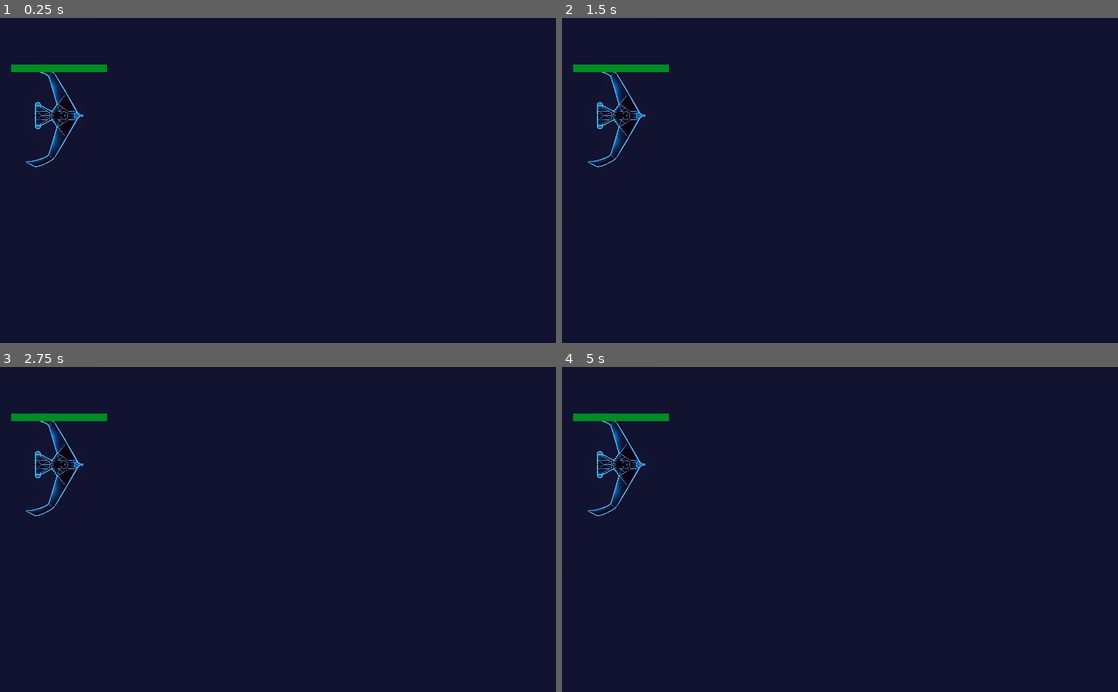
Above: before the commit, frames 1-4 (two rows, left to right).
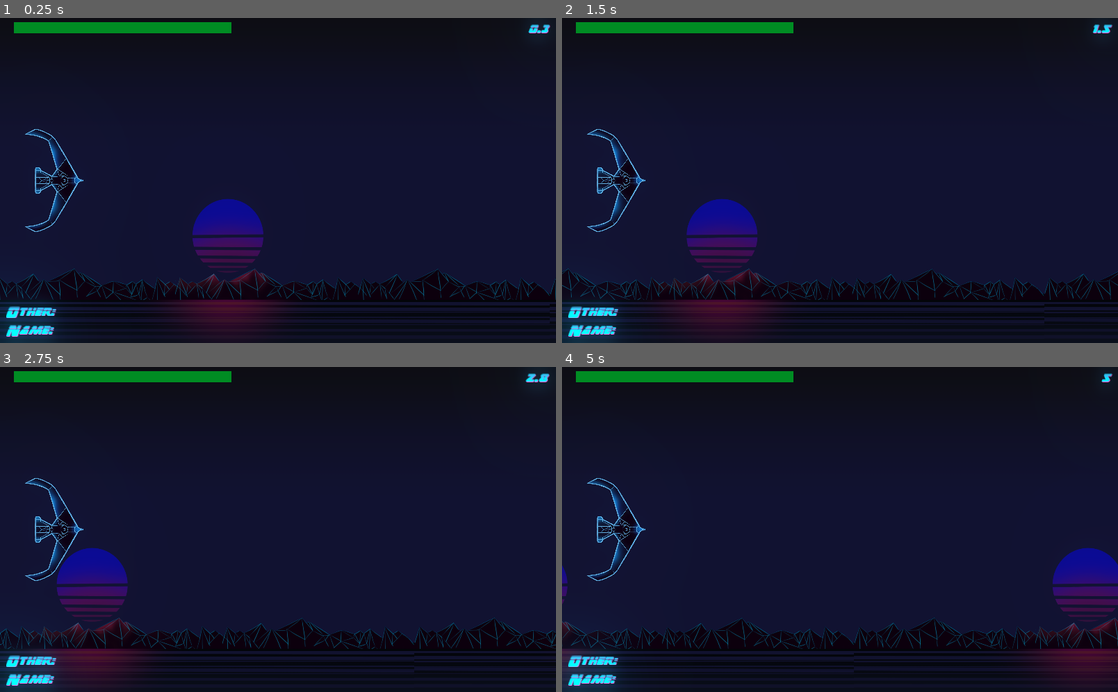
Above: after the commit, the same moments.

Repository: Joniras/MoustacheDesinfectant
Game: Godot game, scene res://Scenes/Game/Game.tscn
The game is run twice, just before and just after one commit, with the same random seed, the same clock (stepped at 60 frames per second) and the same inputs. This scene is started directly instead of the project's main scene.
Inputs (mouse positions are in pixels of both pictures, inside the frame that each line leads up to):
- Up to frame 1 (0.25 s): no input
- Up to frame 2 (1.5 s): move the mouse to (962, 164) at 0.52 s; click (962, 164) at 0.67 s; move the mouse to (728, 196) at 1.27 s; click (728, 196) at 1.42 s
- Up to frame 3 (2.75 s): move the mouse to (333, 458) at 2.02 s; click (333, 458) at 2.17 s
- Up to frame 4 (5 s): move the mouse to (812, 594) at 2.77 s; click (812, 594) at 2.92 s; move the mouse to (1006, 578) at 3.52 s; click (1006, 578) at 3.67 s; move the mouse to (673, 480) at 4.27 s; click (673, 480) at 4.42 s

The runs differ from the first frame. In frame 1, 18% of the frame differs, in the area x 0-100%, y 0-100%; in frame 2, 18%; in frame 3, 18%; in frame 4, 18%.
Error in both runs: Invalid type in function 'set_network_master' in base 'Area2D (Player.tscn::1)'. Cannot convert argument 1 from Nil to int.

Commit message:
Background, Bullets and Playing UI Improvement (working)

Diff:
--- a/Characters/Bullet.tscn
+++ b/Characters/Bullet.tscn
@@ -1,24 +1,43 @@
 [gd_scene load_steps=4 format=2]
 
-[ext_resource path="res://assets/bullet/bullet.png" type="Texture" id=1]
+[ext_resource path="res://assets/bullet/drop_shape.png" type="Texture" id=1]
 
-[sub_resource type="GDScript" id=3]
+[sub_resource type="GDScript" id=1]
 script/source = "extends Area2D
 
 var speed = null
 var damage = null
 var player = null
 
+
+var diamond = preload(\"res://assets/bullet/diamond_shape.png\")
+var drop = preload(\"res://assets/bullet/drop_shape.png\")
+var oval = preload(\"res://assets/bullet/oval_shape.png\")
+var u_shape = preload(\"res://assets/bullet/u_shape.png\")
+var v_shape = preload(\"res://assets/bullet/v_shape.png\")
+
 # Called when the node enters the scene tree for the first time.
 func _ready():
 	connect(\"body_entered\", self, \"_on_enemy_body_enter\")
 
+enum BulletType{Diamond, Drop, Oval, U, V}
 
-func setup(_player, _damage, _position,_speed):
+func setup(_player, _damage, _position,_speed, _type):
 	player = _player
 	damage = _damage
 	position = _position
 	speed = _speed
+	match _type:
+		BulletType.Diamond:
+			$Sprite.texture = diamond
+		BulletType.Drop:
+			$Sprite.texture = drop
+		BulletType.Oval:
+			$Sprite.texture = oval
+		BulletType.U:
+			$Sprite.texture = u_shape
+		BulletType.V:
+			$Sprite.texture = v_shape
 
 # Called every frame. 'delta' is the elapsed time since the previous frame.
 func _process(delta):
@@ -36,19 +55,20 @@
 "
 
 [sub_resource type="RectangleShape2D" id=2]
-extents = Vector2( 23.255, 5.58579 )
+extents = Vector2( 12.5661, 5.58579 )
 
 [node name="bullet" type="Area2D" groups=[
 "bullet",
 ]]
 collision_layer = 2
 collision_mask = 2
-script = SubResource( 3 )
+script = SubResource( 1 )
 
 [node name="Sprite" type="Sprite" parent="."]
+rotation = -1.5708
 scale = Vector2( 0.357701, 0.357701 )
 texture = ExtResource( 1 )
 
 [node name="CollisionShape2D" type="CollisionShape2D" parent="."]
-position = Vector2( 1.26224, 1.5778 )
+position = Vector2( -0.678983, 0.28366 )
 shape = SubResource( 2 )
--- a/Characters/Player.tscn
+++ b/Characters/Player.tscn
@@ -7,6 +7,7 @@
 script/source = "extends Area2D
 
 
+enum BulletType{Diamond, Drop, Oval, U, V}
 
 const SPEED = 400 # speed of the ship
 const BULLETS_PER_SECOND = 5 # bullets fired per second
@@ -14,6 +15,7 @@
 const EXPERIENCE_PER_LEVEL = 100 # xp needed for level up
 const LOSS_AFTER_ENEMY_HIT = 34 # damage that is taken after enemy is going out on the left
 const BULLET_SPEED = 500 # bullet speed of the player
+var ship_slave_offset_x = 120 # offset zum master wenn ich slave bin
 var max_health = null
 
 var level = 1
@@ -34,6 +36,8 @@
 	if(is_network_master()):
 		rpc(\"set_position\",position)
 	is_master = is_network_master()
+	if is_network_master():
+		$CanvasLayer/HealthBar.visible = false
 
 func setup(_nr, _position, _health):
 	max_health = _health
@@ -96,7 +100,7 @@
 
 puppetsync func spawn_bullet():
 	var bullet =  BULLET.instance()
-	bullet.setup(self,level * DAMAGE_PER_LEVEL,Vector2(position.x+20,position.y), BULLET_SPEED)
+	bullet.setup(self,level * DAMAGE_PER_LEVEL,Vector2(position.x+20,position.y), BULLET_SPEED, BulletType.Diamond)
 	$\"../\".add_child(bullet)
 
 func process_movement(delta):
@@ -112,7 +116,7 @@
 	if((movement.x != 0 or movement.y != 0) and in_game(position + movement * delta)):
 		addPosition(movement*delta)
 		if docked and Config.is_server:
-			get_parent().move_second((movement*delta))
+			get_parent().move_second(position+movement*delta)
 
 func gainXP(amount):
 	experience += amount
@@ -127,7 +131,10 @@
 	return position.x < ProjectSettings.get_setting(\"display/window/size/width\") and position.y < ProjectSettings.get_setting(\"display/window/size/height\") and position.x > 0 and position.y > 0
 
 func update_progress_bar(percent):
-	$CanvasLayer/HealthBar.value = percent
+	if is_network_master():
+		get_parent().update_health_bar(percent)
+	else:
+		$CanvasLayer/HealthBar.value = percent
 
 func _on_enemy_body_enter(body):
 	# print(\"Player collided with\",body.get_name())
@@ -174,9 +181,12 @@
 		$AnimationPlayer.get_animation(\"dock\").set_loop(false)
 
 func take_control():
-	print(\"Trying to take control as \", player_nr, \" Other player is: \", Config.other_player_id)
+	# print(\"Trying to take control as \", player_nr, \" Other player is: \", Config.other_player_id)
 	get_parent().docking()
 
+func slave_position(p_position):
+	position = Vector2(p_position.x +ship_slave_offset_x, p_position.y)
+	$CanvasLayer.offset = Vector2(p_position.x +ship_slave_offset_x, p_position.y)
 "
 
 [sub_resource type="StyleBoxFlat" id=2]
@@ -213,11 +223,8 @@
 		connect(\"body_entered\", self, \"_on_enemy_body_enter\")
 
 func _on_enemy_body_enter(body):
-	print(\"Dock collided with \",body.get_name())
 	if(get_parent().advertising):
-		print(\"i am advertising\")
 		if(body.get_parent().advertising):
-			print(\"he is advertising\")
 			get_parent().take_control()
 "
 
--- a/Config.gd
+++ b/Config.gd
@@ -7,3 +7,5 @@
 
 var is_server = false
 var other_player_id = null
+var my_info = {}
+var player_info = {}
--- a/Scenes/Game/Game.tscn
+++ b/Scenes/Game/Game.tscn
@@ -1,9 +1,10 @@
-[gd_scene load_steps=8 format=2]
-
-[ext_resource path="res://assets/bg/background.png" type="Texture" id=1]
+[gd_scene load_steps=12 format=2]
+
+[ext_resource path="res://assets/bg/background_cp_sun.png" type="Texture" id=1]
 [ext_resource path="res://assets/enemies/virus_state_2.png" type="Texture" id=2]
-
-[sub_resource type="GDScript" id=1]
+[ext_resource path="res://fonts/thunderstrike/thunderstrikehalf.ttf" type="DynamicFontData" id=3]
+
+[sub_resource type="GDScript" id=16]
 script/source = "extends Node2D
 
 
@@ -11,6 +12,9 @@
 const ENEMY_HEALTH = 150
 const ENEMY_XP = 10
 
+var time_mult = 1.0
+var time = 0
+
 onready var ENEMY = preload(\"res://Characters/Enemy/Enemy.tscn\")
 
 onready var PLAYER = preload(\"res://Characters/Player.tscn\")
@@ -18,20 +22,23 @@
 var rng = RandomNumberGenerator.new()
 # Called when the node enters the scene tree for the first time.
 func _ready():
+	set_process(true)
 	if Config.is_server:
 		var _timer = Timer.new()
 		self.add_child(_timer)
 		_timer.connect(\"timeout\", self, \"_on_Timer_timeout\")
 		_timer.set_wait_time(1/float(ENEMY_SPAWN_PER_SECOND))
 		_timer.set_one_shot(false)
-		# _timer.start()
+		_timer.start()
 	spawn_player(Config.other_player_id)
 	spawn_player(get_tree().get_network_unique_id())
-
+	$my_name.text = Config.my_info.name
+	$other_name.text = Config.player_info[Config.other_player_id].name
 
 # Called every frame. 'delta' is the elapsed time since the previous frame.
 func _process(_delta):
-	pass
+	time += _delta * time_mult
+	$score.text = str(float(round(time*10))/10)
 
 func docking():
 	rpc(\"set_docked\")
@@ -46,13 +53,11 @@
 		else:
 			member.position.y = position_y
 
-func move_second(movement):
-	rpc(\"_move_second\", Config.other_player_id, movement)
-
-sync func _move_second(other_player, movement):
-	var player2 = get_node(str(other_player))
-	player2.position += movement
-	player2.get_node(\"CanvasLayer\").offset = player2.position
+func move_second(position):
+	rpc_unreliable(\"_move_second\", Config.other_player_id, position)
+
+sync func _move_second(other_player, position):
+	var player2 = get_node(str(other_player)).slave_position(position)
 
 func _on_Timer_timeout():
 	rng.randomize()
@@ -62,9 +67,7 @@
 
 func spawn_player(_id):
 	var player =  PLAYER.instance()
-	rng.randomize()
-	var my_random_number = rng.randf_range(100, get_viewport().size.y-100)
-	player.setup(_id,Vector2(100,my_random_number),Config.PLAYER_HEALTH)
+	player.setup(_id,Vector2(100,300),Config.PLAYER_HEALTH)
 	player.set_network_master(_id)
 	player.name = str(_id)
 	# player.done_setup()
@@ -75,12 +78,15 @@
 	var enemy =  ENEMY.instance()
 	enemy.setup(_health,_xp,Vector2(_x,_y),_asset)
 	self.add_child(enemy)
+
+func update_health_bar(percent):
+	$CanvasLayer/HealthBar.value = percent
 "
 
-[sub_resource type="RectangleShape2D" id=2]
+[sub_resource type="RectangleShape2D" id=17]
 extents = Vector2( 60, 1 )
 
-[sub_resource type="GDScript" id=3]
+[sub_resource type="GDScript" id=18]
 script/source = "extends ParallaxLayer
 
 
@@ -117,8 +123,19 @@
 angle = 297.9
 angle_random = 0.1
 
+[sub_resource type="DynamicFont" id=15]
+size = 24
+use_filter = true
+font_data = ExtResource( 3 )
+
+[sub_resource type="StyleBoxFlat" id=2]
+bg_color = Color( 0.00392157, 0.552941, 0.141176, 1 )
+
+[sub_resource type="StyleBoxFlat" id=3]
+bg_color = Color( 0.239216, 0.239216, 0.239216, 1 )
+
 [node name="Game" type="Node2D"]
-script = SubResource( 1 )
+script = SubResource( 16 )
 
 [node name="Border" type="StaticBody2D" parent="."]
 visible = false
@@ -128,34 +145,35 @@
 [node name="bottom" type="CollisionShape2D" parent="Border"]
 position = Vector2( 500, 600 )
 scale = Vector2( 10, 1 )
-shape = SubResource( 2 )
+shape = SubResource( 17 )
 
 [node name="top" type="CollisionShape2D" parent="Border"]
 position = Vector2( 492.78, 0 )
 scale = Vector2( 10, 1 )
-shape = SubResource( 2 )
+shape = SubResource( 17 )
 
 [node name="left" type="CollisionShape2D" parent="Border"]
 position = Vector2( 0, 250 )
 rotation = 1.5708
 scale = Vector2( 10, 1 )
-shape = SubResource( 2 )
+shape = SubResource( 17 )
 
 [node name="right" type="CollisionShape2D" parent="Border"]
 position = Vector2( 1024, 250 )
 rotation = 1.5708
 scale = Vector2( 10, 1 )
-shape = SubResource( 2 )
+shape = SubResource( 17 )
 
 [node name="ParallaxBackground" type="ParallaxBackground" parent="."]
 scroll_ignore_camera_zoom = true
 
 [node name="ParallaxLayer" type="ParallaxLayer" parent="ParallaxBackground"]
 motion_mirroring = Vector2( 1024, 0 )
-script = SubResource( 3 )
+script = SubResource( 18 )
 
 [node name="TextureRect" type="TextureRect" parent="ParallaxBackground/ParallaxLayer"]
-margin_right = 1024.0
+margin_left = 14.0001
+margin_right = 1038.0
 margin_bottom = 600.0
 texture = ExtResource( 1 )
 expand = true
@@ -179,5 +197,91 @@
 explosiveness = 0.75
 randomness = 0.58
 visibility_rect = Rect2( -100, -100, 15, 15 )
-process_material = SubResource( 5 )
+process_material = SubResource( 20 )
 texture = ExtResource( 2 )
+
+[node name="lbl_my_name" type="Label" parent="."]
+margin_left = 11.4735
+margin_top = 563.159
+margin_right = 111.474
+margin_bottom = 591.159
+custom_fonts/font = SubResource( 15 )
+custom_colors/font_color = Color( 0, 0.882353, 1, 1 )
+custom_colors/font_outline_modulate = Color( 1, 0.356863, 0.823529, 1 )
+custom_colors/font_color_shadow = Color( 1, 0.356863, 0.823529, 1 )
+text = "Name: "
+__meta__ = {
+"_edit_use_anchors_": false
+}
+
+[node name="lbl_other_name" type="Label" parent="."]
+margin_left = 11.4735
+margin_top = 529.158
+margin_right = 111.474
+margin_bottom = 557.158
+custom_fonts/font = SubResource( 15 )
+custom_colors/font_color = Color( 0, 0.882353, 1, 1 )
+custom_colors/font_outline_modulate = Color( 1, 0.356863, 0.823529, 1 )
+custom_colors/font_color_shadow = Color( 1, 0.356863, 0.823529, 1 )
+text = "Other:"
+__meta__ = {
+"_edit_use_anchors_": false
+}
+
+[node name="score" type="Label" parent="."]
+margin_left = 807.477
+margin_top = 7.15639
+margin_right = 1007.48
+margin_bottom = 35.1564
+custom_fonts/font = SubResource( 15 )
+custom_colors/font_color = Color( 0, 0.882353, 1, 1 )
+custom_colors/font_outline_modulate = Color( 1, 0.356863, 0.823529, 1 )
+custom_colors/font_color_shadow = Color( 1, 0.356863, 0.823529, 1 )
+align = 2
+__meta__ = {
+"_edit_use_anchors_": false
+}
+
+[node name="my_name" type="Label" parent="."]
+margin_left = 123.474
+margin_top = 561.159
+margin_right = 523.474
+margin_bottom = 589.159
+custom_fonts/font = SubResource( 15 )
+custom_colors/font_color = Color( 0, 0.882353, 1, 1 )
+custom_colors/font_outline_modulate = Color( 1, 0.356863, 0.823529, 1 )
+custom_colors/font_color_shadow = Color( 1, 0.356863, 0.823529, 1 )
+__meta__ = {
+"_edit_use_anchors_": false
+}
+
+[node name="other_name" type="Label" parent="."]
+margin_left = 123.474
+margin_top = 529.158
+margin_right = 523.474
+margin_bottom = 557.158
+custom_fonts/font = SubResource( 15 )
+custom_colors/font_color = Color( 0, 0.882353, 1, 1 )
+custom_colors/font_outline_modulate = Color( 1, 0.356863, 0.823529, 1 )
+custom_colors/font_color_shadow = Color( 1, 0.356863, 0.823529, 1 )
+__meta__ = {
+"_edit_use_anchors_": false
+}
+
+[node name="CanvasLayer" type="CanvasLayer" parent="."]
+follow_viewport_scale = 0.0
+
+[node name="HealthBar" type="ProgressBar" parent="CanvasLayer"]
+margin_left = 25.5269
+margin_top = 7.59869
+margin_right = 425.527
+margin_bottom = 27.5987
+custom_styles/fg = SubResource( 2 )
+custom_styles/bg = SubResource( 3 )
+step = 1.0
+value = 100.0
+rounded = true
+percent_visible = false
+__meta__ = {
+"_edit_use_anchors_": false
+}
--- a/Scenes/StartScreen/networking.gd
+++ b/Scenes/StartScreen/networking.gd
@@ -8,8 +8,6 @@
 #var SERVER_PORT = 8439
 var MAX_PLAYERS = 2
 var my_ip = null
-var player_info = {}
-var my_info = {name = "player", ship = 1}
 
 
 # Called when the node enters the scene tree for the first time.
@@ -34,7 +32,7 @@
 func _connect():
 	Config.is_server = get_node("cb_host").pressed
 	print("is_server = %s" % Config.is_server)
-	my_info.name = get_node("txt_name").text
+	Config.my_info.name = get_node("txt_name").text
 
 	if (Config.is_server):
 		var server_port = get_node("txt_server_port").text
@@ -55,7 +53,7 @@
 	var id = get_tree().get_rpc_sender_id()
 	print("Received player info: %s" % info)
 	# Store the info
-	player_info[id] = info
+	Config.player_info[id] = info
 
 
 ######## server callbacks
@@ -63,7 +61,7 @@
 	if (id < 1): # this should be treated as an invalid connection per docs
 		pass
 
-	rpc_id(id, "register_player", my_info)
+	rpc_id(id, "register_player", Config.my_info)
 
 	var name = id
 	if Config.is_server and id != 1:
@@ -78,8 +76,8 @@
 	_show_select_spaceship_package()
 
 func _player_disconnected(id):
-	var disconnected_name = player_info.get(id).name
-	player_info.erase(id)
+	var disconnected_name = Config.player_info.get(id).name
+	Config.player_info.erase(id)
 	print("%s disconnected." % disconnected_name)
 
 ######## client callbacks
@@ -129,13 +127,13 @@
 
 
 func _on_cb_ship_pack_1_pressed():
-	my_info.ship = 1
+	Config.my_info.ship = 1
 	get_node("cb_ship_pack_1").pressed = true
 	get_node("cb_ship_pack_2").pressed = false
 
 
 func _on_cb_ship_pack_2_pressed():
-	my_info.ship = 2
+	Config.my_info.ship = 2
 	get_node("cb_ship_pack_1").pressed = false
 	get_node("cb_ship_pack_2").pressed = true
 
Not shown: 3 places in Scenes/Game/Game.tscn that only renumber resources
Binary file removed: assets/bg/background.png
Binary file added: assets/bg/background_cp.png
Not shown, changed: assets/bg/background_cp.png.import
Binary file added: assets/bg/background_cp_sun.png
Not shown, changed: assets/bg/background_cp_sun.png.import
Binary file removed: assets/bullet/bullet.png
Binary file added: assets/bullet/diamond_shape.png
Not shown, added: assets/bullet/diamond_shape.png.import
Binary file added: assets/bullet/drop_shape.png
Not shown, added: assets/bullet/drop_shape.png.import
Binary file added: assets/bullet/oval_shape.png
(and 6 more such lines)
